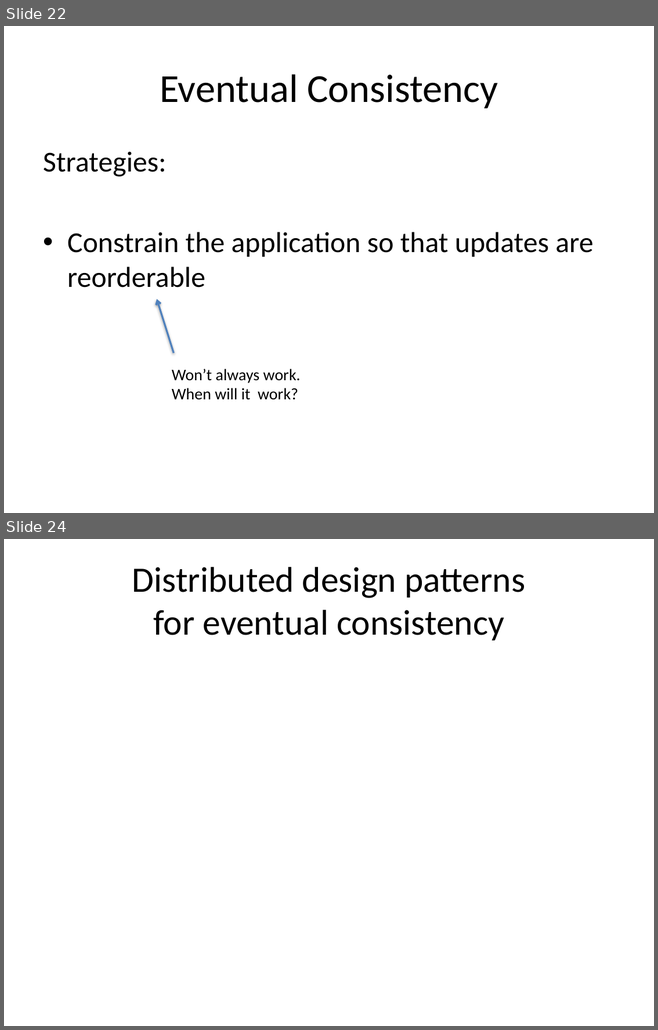
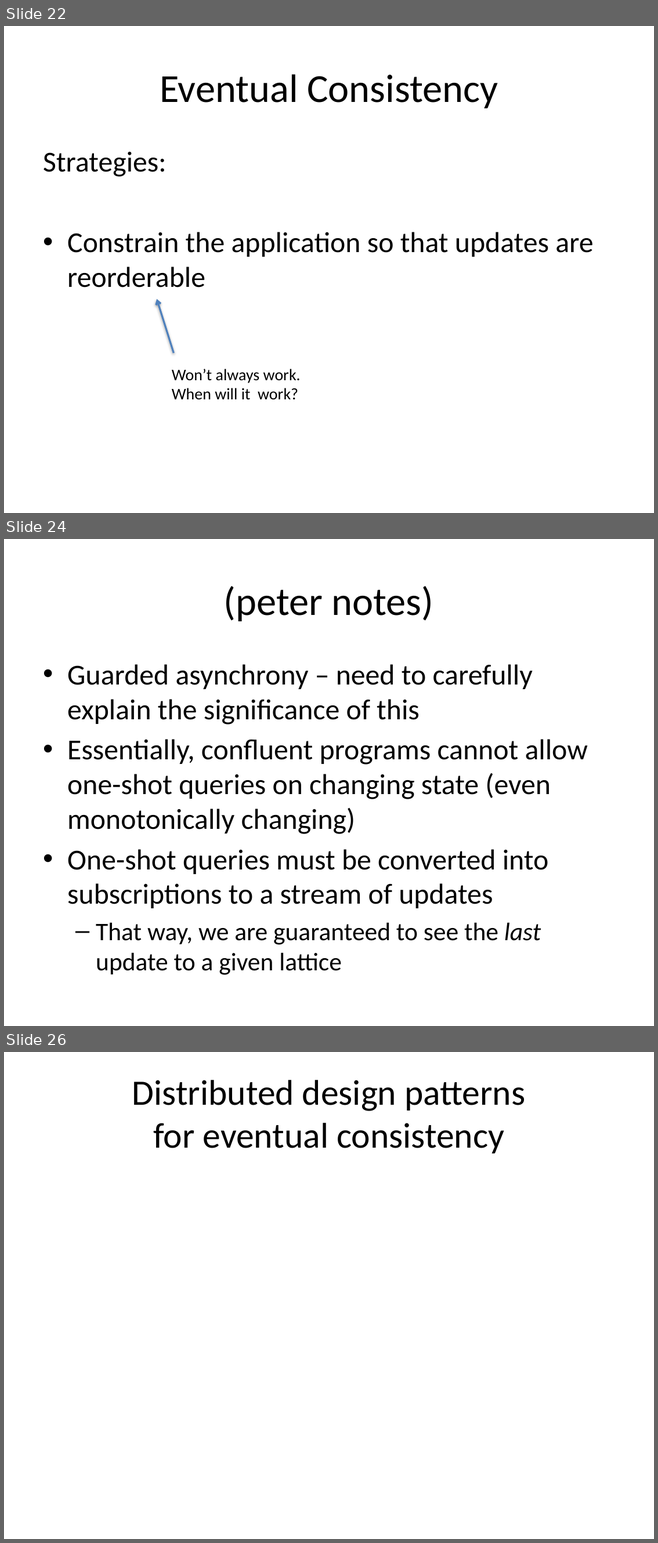
Before and after one commit to declarativitydotnet/declarativity, a slide deck: socc12-bloom-tutorial/slides/bloom-tutorial.pptx. Shown one above the other, each under a label of ours: slides 22 and 24 before the commit, slides 22, 24 and 26 after it; the slides between them are not shown. The pictures are 658x1030 and 658x1543 pixels, drawn with LibreOffice and Linux fonts; fonts in the diff are those of the drawing. Boxes give left, top, right and bottom in pixels: in the first picture for what was removed or moved away, otherwise in the second. Text is boxed around its words. In the diff, an @@ line names an element or a change of style, - is before the commit and + after.

```diff
--- a/socc12-bloom-tutorial/slides/bloom-tutorial.pptx
+++ b/socc12-bloom-tutorial/slides/bloom-tutorial.pptx
@@ slide 24 added at (4,539,654,1026), background #FFFFFF @@
@@ title added at (224,586,434,621), 44 pt, text #000000 @@
+(peter notes)
@@ text added at (67,664,587,975), 32 pt, text #000000 @@
+• Guarded asynchrony – need to carefully explain the significance of this
+• Essentially, confluent programs cannot allow one-shot queries on changing state (even monotonically changing)
+• One-shot queries must be converted into subscriptions to a stream of updates
+  – That way, we are guaranteed to see the last update to a given lattice
@@ what was slide 24 is now slide 26 @@
```
Also in this commit, not shown: 1 slide changed, 1 other slide added.
